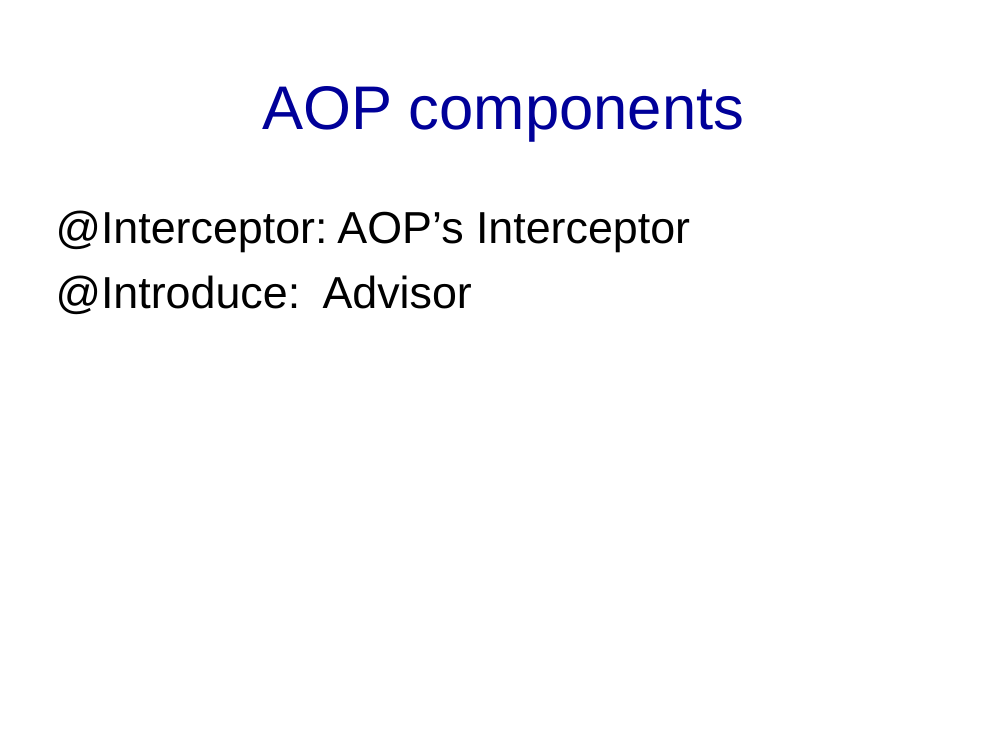
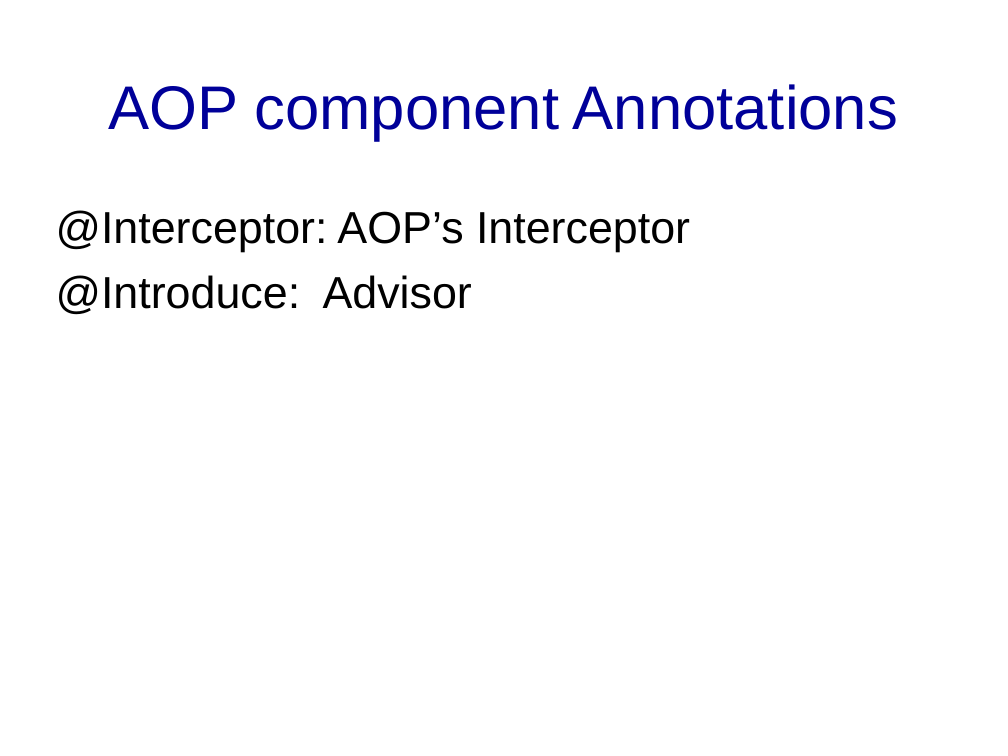
Before and after one commit to banq/banq.github.io, a slide deck: slide 14 of JdonFramework.ppt (slide 13 before the commit). Drawn at 1008x756 pixels with LibreOffice and Linux fonts; fonts in the diff are those of the drawing; background and template pictures are left out. Boxes give left, top, right and bottom in pixels: in the first picture for what was removed or moved away, otherwise in the second. Text is boxed around its words. In the diff, an @@ line names an element or a change of style, - is before the commit and + after.

```diff
--- a/JdonFramework.ppt
+++ b/JdonFramework.ppt
@@ title at (109, 84, 898, 141): text changed @@
-AOP components
+AOP component Annotations
```
Also in this commit, not shown: 8 other slides changed, 5 slides added, 4 slides removed.
